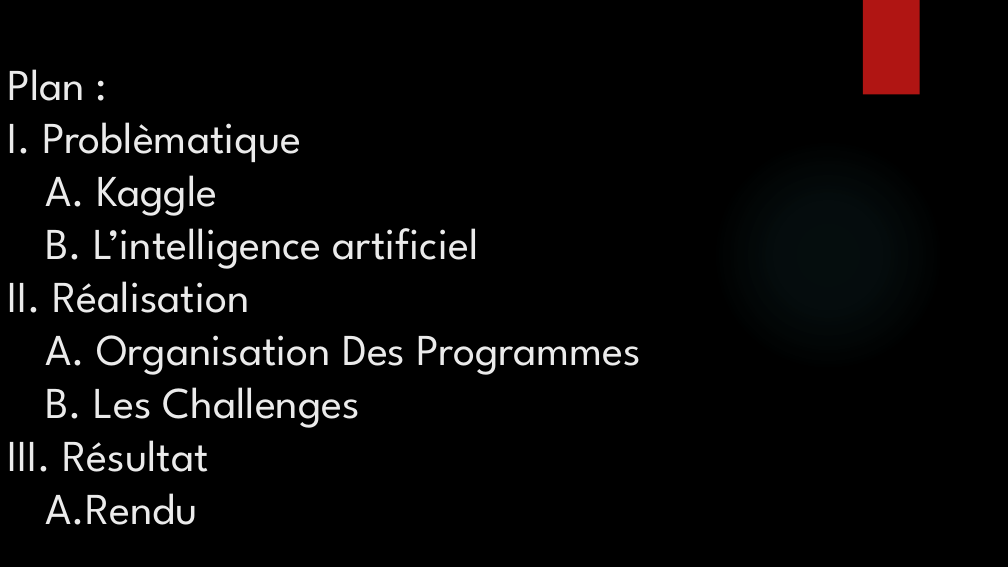
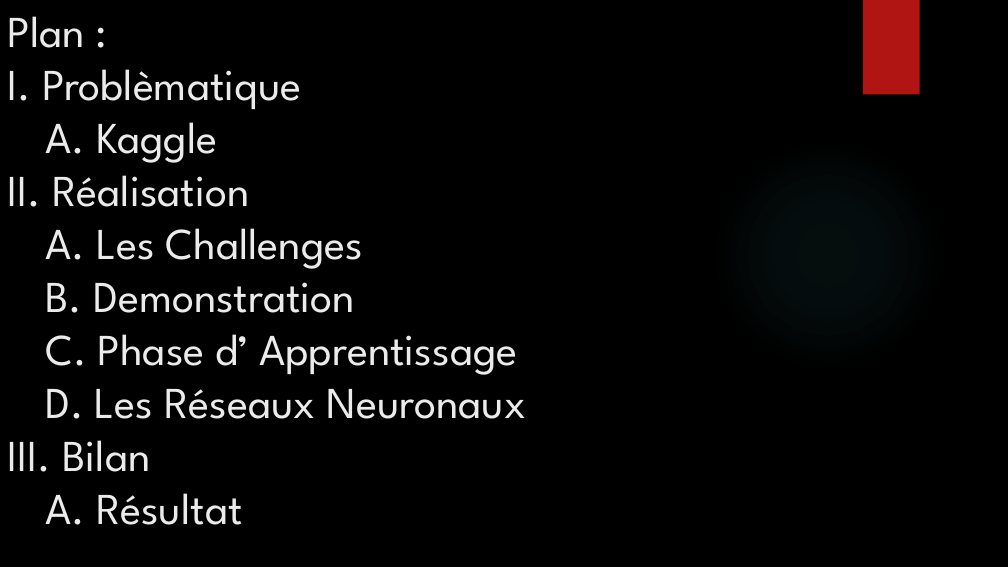
Before and after one commit to CazabetLyon1/Kaggle2018-1, a slide deck: slide 2 of Demo.pptx. Drawn at 1008x567 pixels with LibreOffice and Linux fonts; fonts in the diff are those of the drawing; background and template pictures are left out. Boxes give left, top, right and bottom in pixels: in the first picture for what was removed or moved away, otherwise in the second. Text is boxed around its words. In the diff, an @@ line names an element or a change of style, - is before the commit and + after.

```diff
--- a/Demo.pptx
+++ b/Demo.pptx
@@ title at (x1=8, y1=16, x2=527, y2=525): text changed @@
-Plan :
-I. Problèmatique
-A. Kaggle
-B. L’intelligence artificiel
-II. Réalisation
-A. Organisation Des Programmes
-B. Les Challenges
-III. Résultat
-A.Rendu
+Plan :
+I. Problèmatique
+A. Kaggle
+II. Réalisation
+A. Les Challenges
+B. Demonstration
+C. Phase d’ Apprentissage
+D. Les Réseaux Neuronaux
+III. Bilan
+A. Résultat
```
Also in this commit, not shown: 2 slides added, 4 slides removed.
